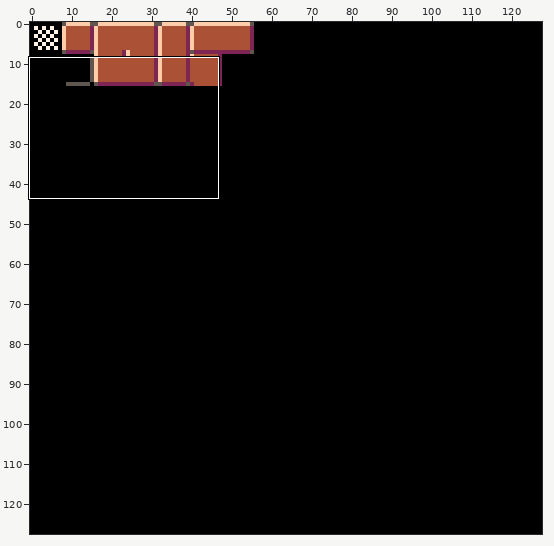
A sprite sheet gets an edit: sprites.png. Above: a wide view before the commit, with the close-up outlined.
Close-up. Old version:
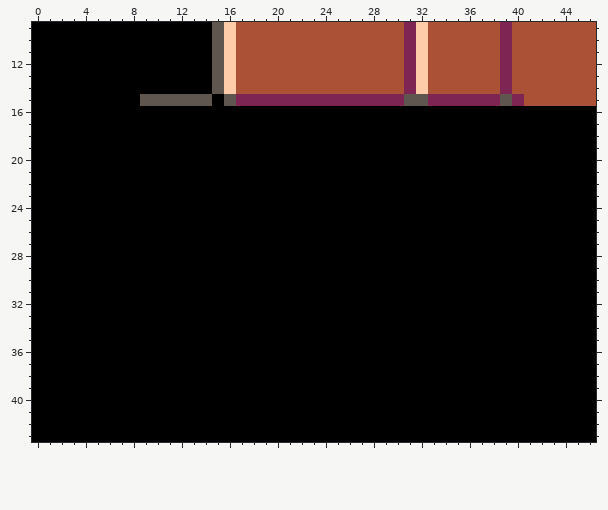
The file is 128x128 pixels. Shown: x 0..46, y 9..43.
The result:
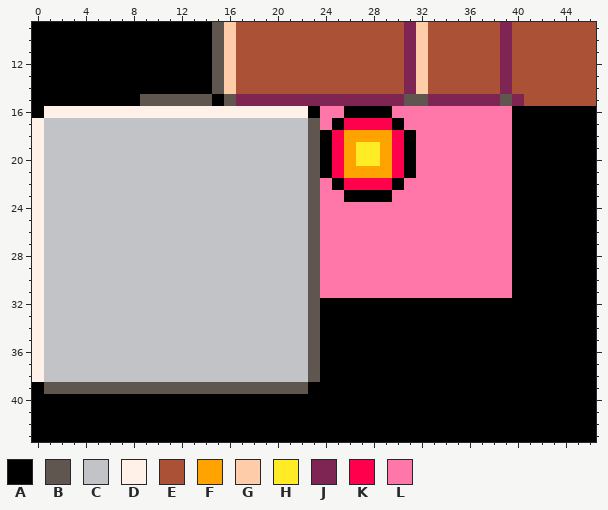
Palette (. is transparent): A #000000  B #5f574f  C #c2c3c7  D #fff1e8  E #ab5236  F #ffa300  G #ffccaa  H #ffec27  J #7e2553  K #ff004d  L #ff77a8
What changed:
y 16: x 1..22 AAAAAAAAAAAAAAAAAAAAAA -> DDDDDDDDDDDDDDDDDDDDDD; x 24..25 AA -> LL; x 30..39 AAAAAAAAAA -> LLLLLLLLLL
y 17: x 0..24 AAAAAAAAAAAAAAAAAAAAAAAAA -> DCCCCCCCCCCCCCCCCCCCCCCBL; x 26..29 AAAA -> KKKK; x 31..39 AAAAAAAAA -> LLLLLLLLL
y 18: x 0..23 AAAAAAAAAAAAAAAAAAAAAAAA -> DCCCCCCCCCCCCCCCCCCCCCCB; x 25..30 AAAAAA -> KFFFFK; x 32..39 AAAAAAAA -> LLLLLLLL
y 19..20: x 0..23 AAAAAAAAAAAAAAAAAAAAAAAA -> DCCCCCCCCCCCCCCCCCCCCCCB; x 25..30 AAAAAA -> KFHHFK; x 32..39 AAAAAAAA -> LLLLLLLL
y 21: x 0..23 AAAAAAAAAAAAAAAAAAAAAAAA -> DCCCCCCCCCCCCCCCCCCCCCCB; x 25..30 AAAAAA -> KFFFFK; x 32..39 AAAAAAAA -> LLLLLLLL
y 22: x 0..24 AAAAAAAAAAAAAAAAAAAAAAAAA -> DCCCCCCCCCCCCCCCCCCCCCCBL; x 26..29 AAAA -> KKKK; x 31..39 AAAAAAAAA -> LLLLLLLLL
y 23: x 0..25 AAAAAAAAAAAAAAAAAAAAAAAAAA -> DCCCCCCCCCCCCCCCCCCCCCCBLL; x 30..39 AAAAAAAAAA -> LLLLLLLLLL
y 24..31: x 0..39 AAAAAAAAAAAAAAAAAAAAAAAAAAAAAAAAAAAAAAAA -> DCCCCCCCCCCCCCCCCCCCCCCBLLLLLLLLLLLLLLLL
y 32..38: x 0..23 AAAAAAAAAAAAAAAAAAAAAAAA -> DCCCCCCCCCCCCCCCCCCCCCCB
y 39: x 1..22 AAAAAAAAAAAAAAAAAAAAAA -> BBBBBBBBBBBBBBBBBBBBBB
